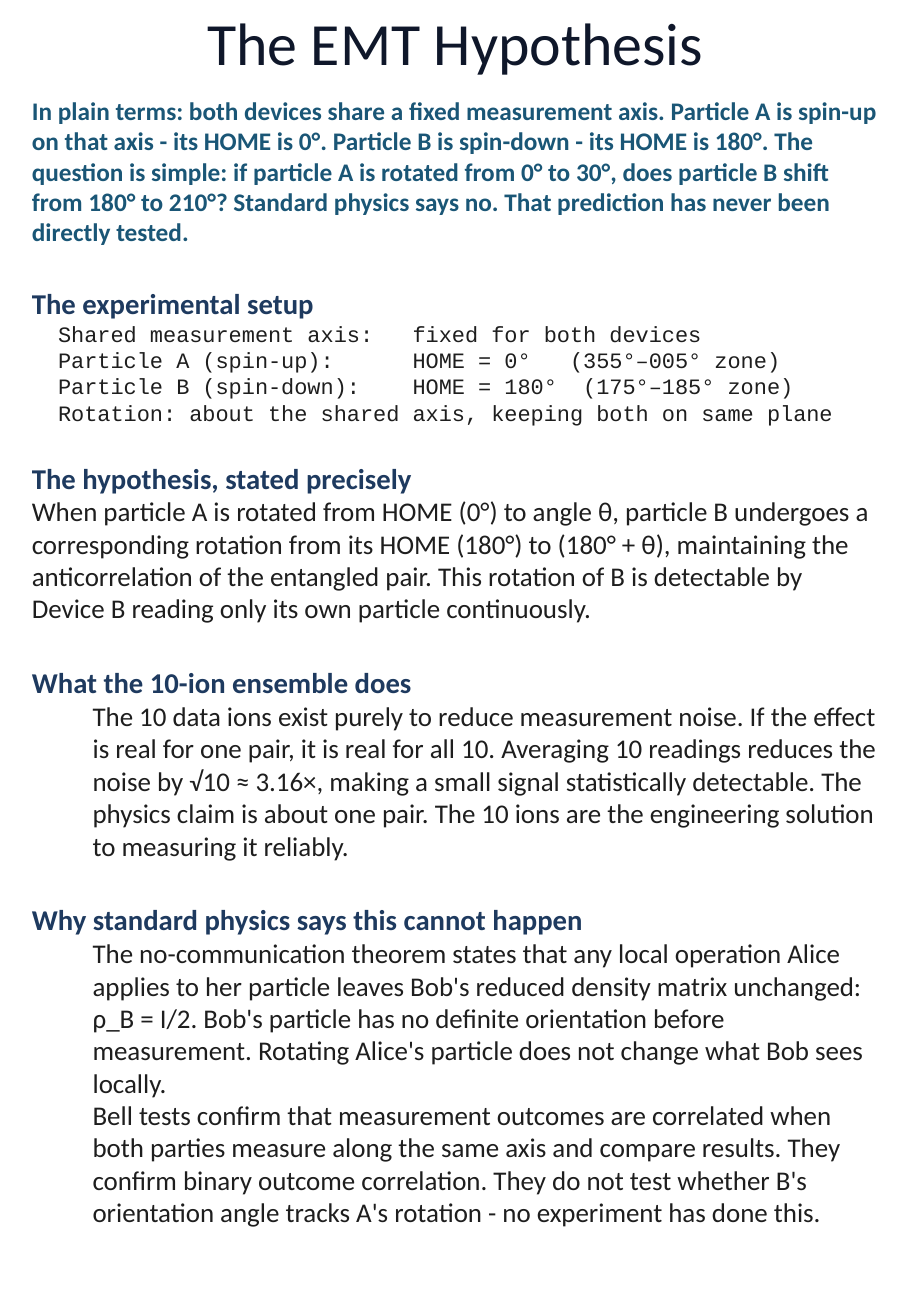
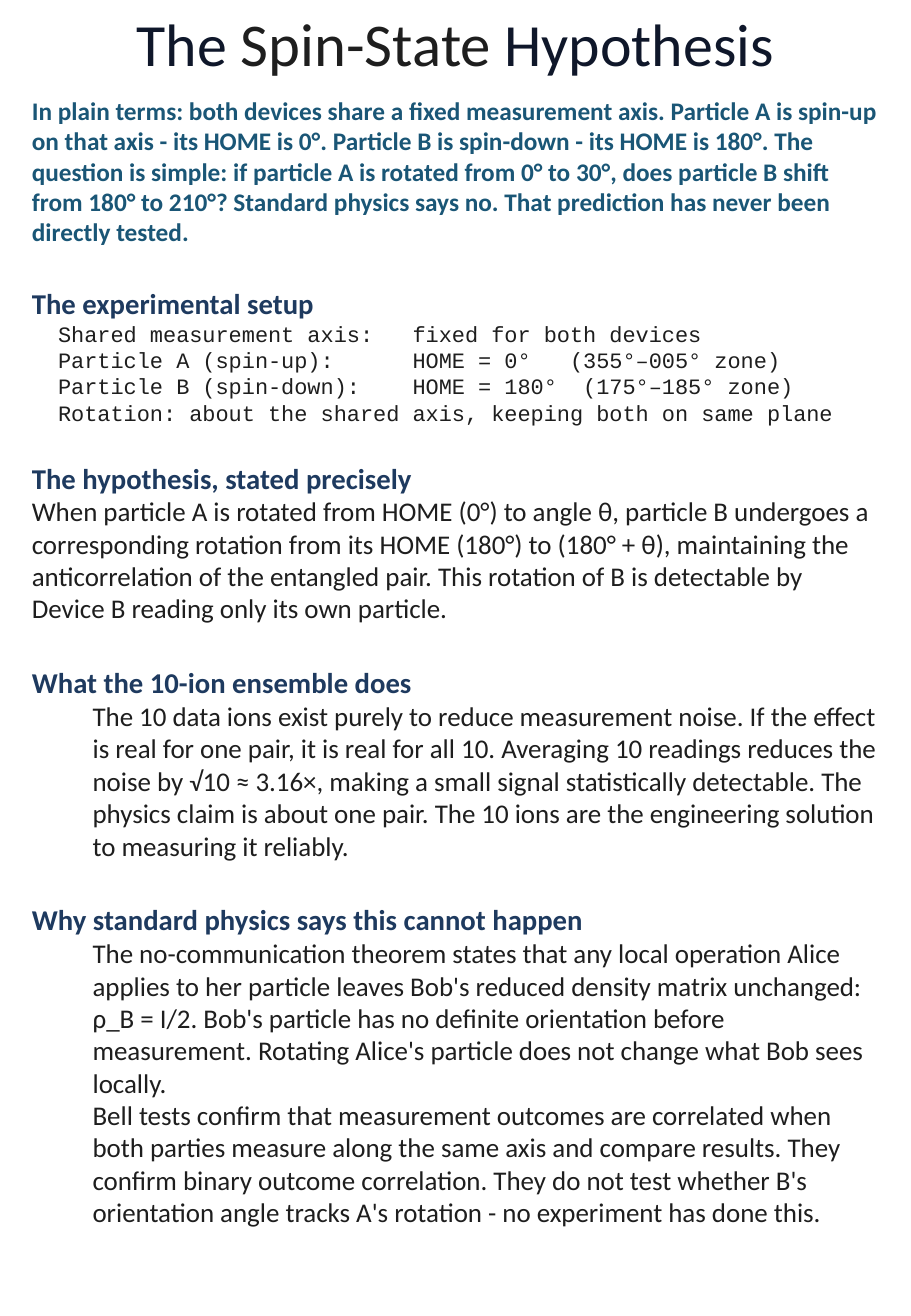
Before and after one commit to DansDesigns/EMT, a slide deck: slide 3 of revisions/QuantumEntangledMultiplexingTransceiver_Rev10.pptx. Drawn at 911x1316 pixels with LibreOffice and Linux fonts; fonts in the diff are those of the drawing. Boxes give left, top, right and bottom in pixels: in the first picture for what was removed or moved away, otherwise in the second. Text is boxed around its words. In the diff, an @@ line names an element or a change of style, - is before the commit and + after.

```diff
--- a/revisions/QuantumEntangledMultiplexingTransceiver_Rev10.pptx
+++ b/revisions/QuantumEntangledMultiplexingTransceiver_Rev10.pptx
@@ text at (137,24,774,76): text changed @@
-The EMT Hypothesis
+The Spin-State Hypothesis
@@ text at (32,501,869,623): text changed @@
-When particle A is rotated from HOME (0°) to angle θ, particle B undergoes a corresponding rotation from its HOME (180°) to (180° + θ), maintaining the anticorrelation of the entangled pair. This rotation of B is detectable by Device B reading only its own particle continuously.
+When particle A is rotated from HOME (0°) to angle θ, particle B undergoes a corresponding rotation from its HOME (180°) to (180° + θ), maintaining the anticorrelation of the entangled pair. This rotation of B is detectable by Device B reading only its own particle.
```
Also in this commit, not shown: 4 other slides changed, 1 other file.
